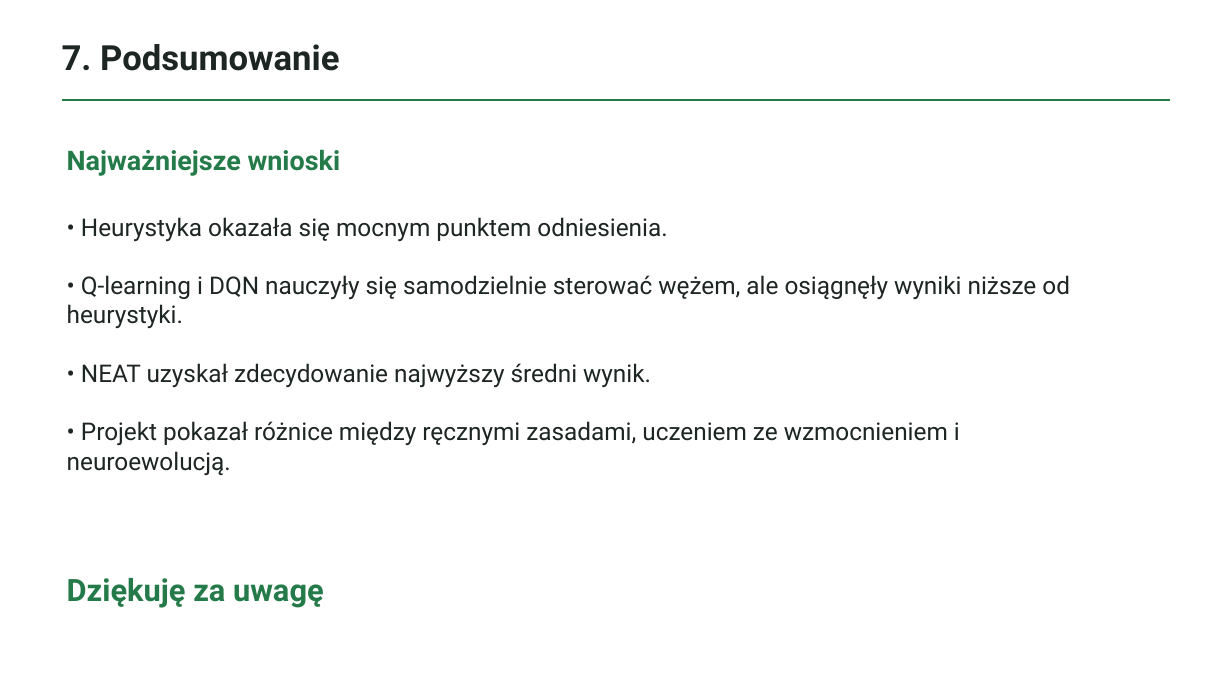
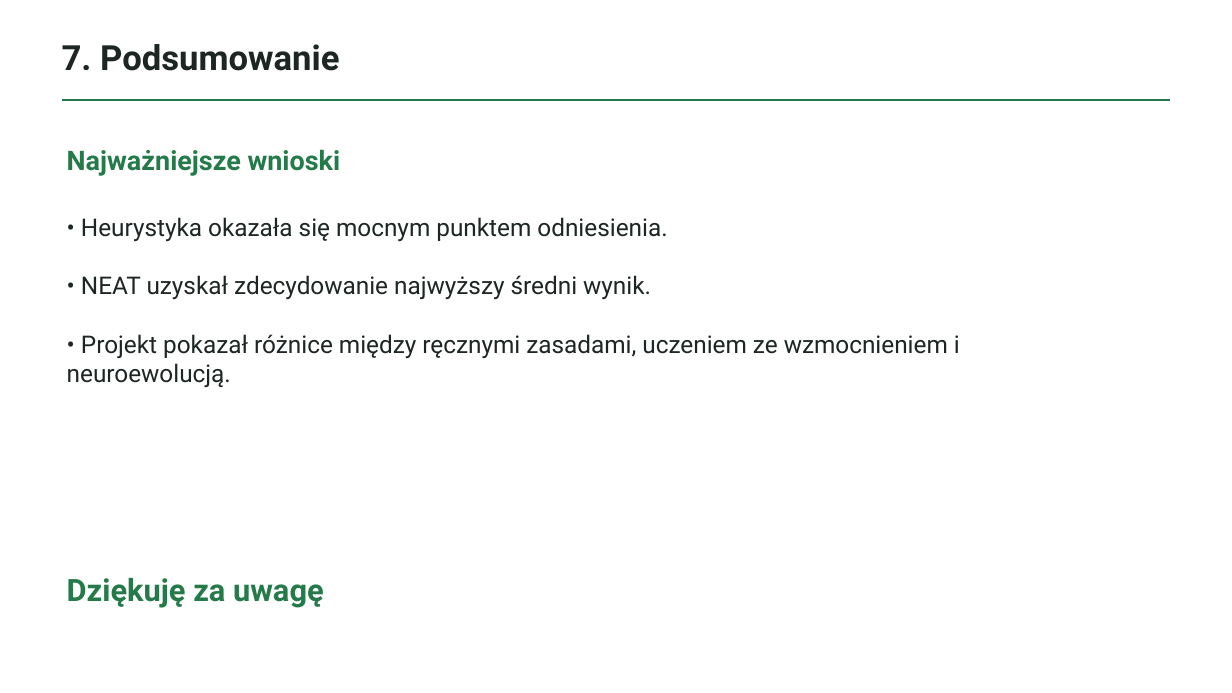
Before and after one commit to MaciekAza/snake-rl, a slide deck: slide 8 of prezentacja.pptx. Drawn at 1232x693 pixels with LibreOffice and Linux fonts; fonts in the diff are those of the drawing. Boxes give left, top, right and bottom in pixels: in the first picture for what was removed or moved away, otherwise in the second. Text is boxed around its words. In the diff, an @@ line names an element or a change of style, - is before the commit and + after.

```diff
--- a/prezentacja.pptx
+++ b/prezentacja.pptx
@@ text at bbox=[81, 217, 960, 358]: text changed @@
-• Heurystyka okazała się mocnym punktem odniesienia.
-• Q-learning i DQN nauczyły się samodzielnie sterować wężem, ale osiągnęły wyniki niższe od heurystyki.
-• NEAT uzyskał zdecydowanie najwyższy średni wynik.
-• Projekt pokazał różnice między ręcznymi zasadami, uczeniem ze wzmocnieniem i neuroewolucją.
+• Heurystyka okazała się mocnym punktem odniesienia.
+• NEAT uzyskał zdecydowanie najwyższy średni wynik.
+• Projekt pokazał różnice między ręcznymi zasadami, uczeniem ze wzmocnieniem i neuroewolucją.
```
Also in this commit, not shown: 4 other slides changed, 15 other files.
